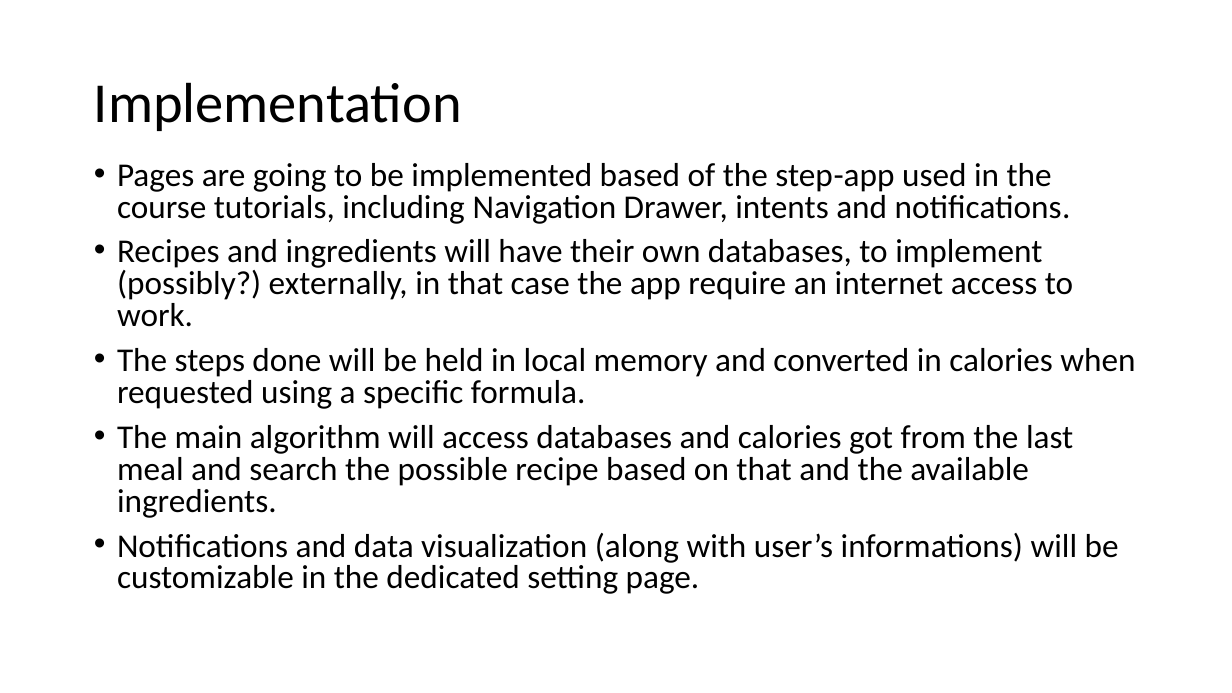
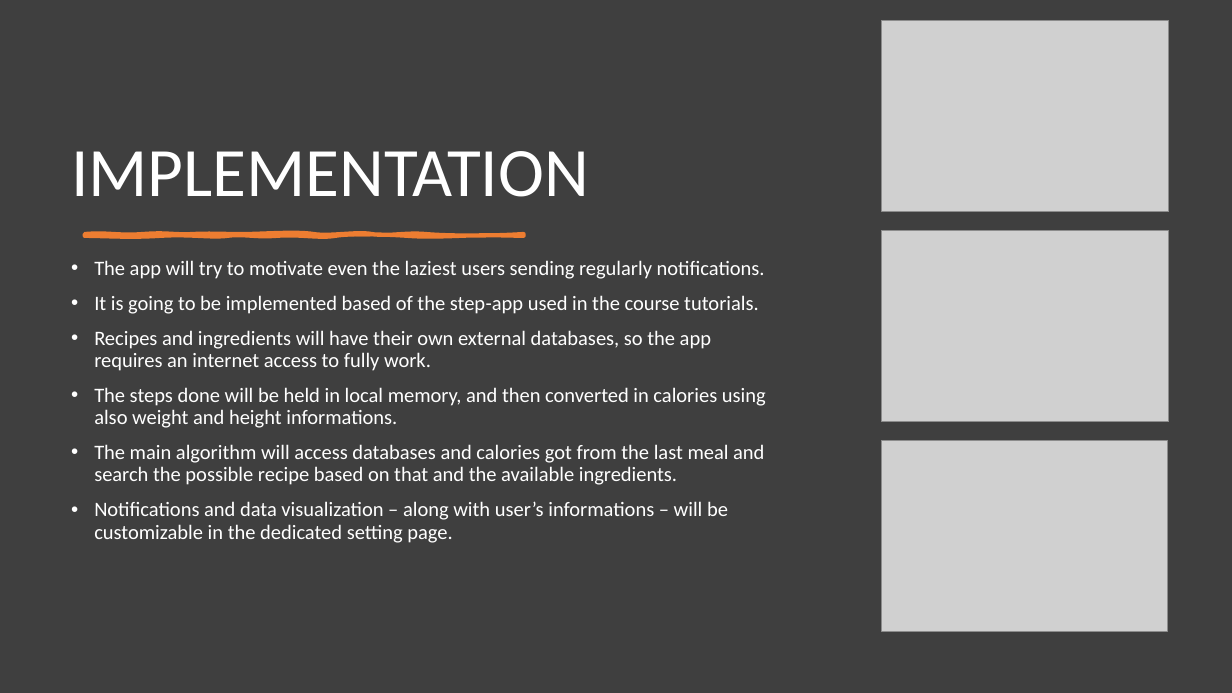
Before and after one commit to tommivitali/MWC2020-Project, a slide deck: slide 3 of presentation/presentazione FAO.pptx. Drawn at 1232x693 pixels with LibreOffice and Linux fonts; fonts in the diff are those of the drawing; grey boxes stand for pictures. Boxes give left, top, right and bottom in pixels: in the first picture for what was removed or moved away, otherwise in the second. Text is boxed around its words. In the diff, an @@ line names an element or a change of style, - is before the commit and + after.

```diff
--- a/presentation/presentazione FAO.pptx
+++ b/presentation/presentazione FAO.pptx
@@ background #FFFFFF to #3F3F3F @@
@@ picture added at (882, 20, 1169, 212) @@
@@ title "IMPLEMENTATION" at (71, 151, 589, 197): vertical alignment middle to bottom @@
@@ title at (71, 151, 589, 197): text changed; size 44 to 54 pt; text colour #000000 to #FFFFFF @@
-Implementation
+IMPLEMENTATION
@@ freeform shape added at (85, 234, 524, 236), fill #ED7D31, outline #ED7D31 3.25 pt @@
@@ picture added at (882, 230, 1169, 421) @@
@@ text "The app will try to ...": place and size @@
-text "The app will try to ..." at (117, 163, 1135, 594)
+text "The app will try to ..." at (94, 260, 766, 543)
@@ text at (94, 260, 766, 428): text changed; size 25.9 to 16 pt; text colour #000000 to #FFFFFF @@
-• Pages are going to be implemented based of the step-app used in the course tutorials, including Navigation Drawer, intents and notifications.
-• Recipes and ingredients will have their own databases, to implement (possibly?) externally, in that case the app require an internet access to work.
-• The steps done will be held in local memory and converted in calories when requested using a specific formula.
+• The app will try to motivate even the laziest users sending regularly notifications.
+• It is going to be implemented based of the step-app used in the course tutorials.
+• Recipes and ingredients will have their own external databases, so the app requires an internet access to fully work.
+• The steps done will be held in local memory, and then converted in calories using also weight and height informations.
@@ text at (94, 444, 764, 485): size 25.9 to 16 pt, text colour #000000 to #FFFFFF in "The main algorithm will access databases and ..."; line spacing 0.8 to 0.9 @@
@@ picture added at (882, 441, 1168, 632) @@
@@ text at (94, 501, 728, 543): text changed; size 25.9 to 16 pt; text colour #000000 to #FFFFFF @@
-• Notifications and data visualization (along with user’s informations) will be customizable in the dedicated setting page.
+• Notifications and data visualization – along with user’s informations – will be customizable in the dedicated setting page.
```
Also in this commit, not shown: 3 other slides changed, 1 slide added, 1 slide removed, 5 other files.
